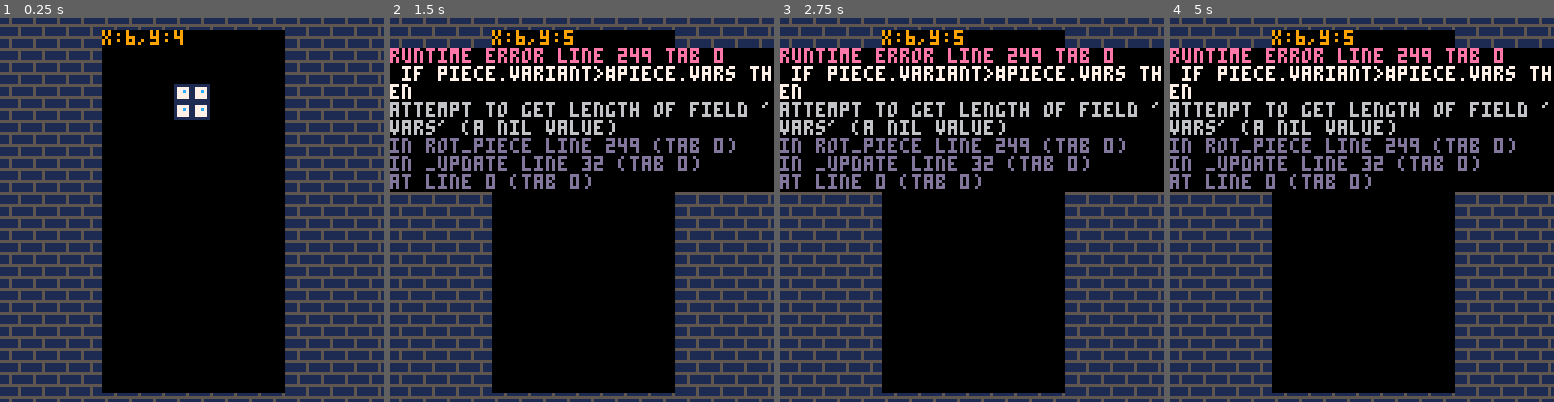
Above: before the commit, frames 1-4 (left to right).
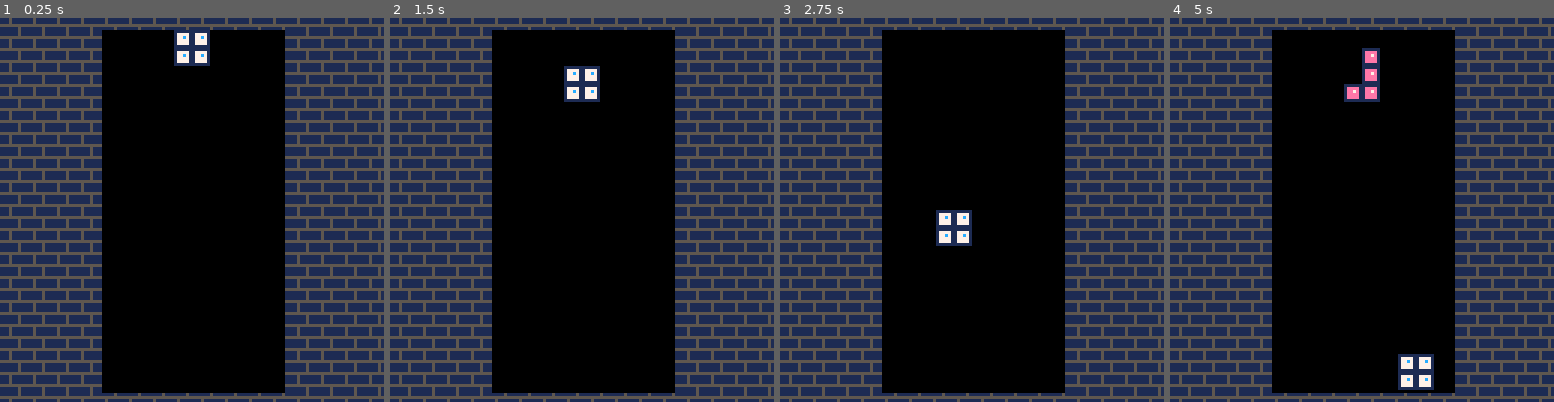
Above: after the commit, the same moments.

Repository: LuosRestil/pico8
Game: PICO-8 cartridge tetris.p8
Same seed, same stepped clock (60 frames per second), same inputs: the game is played once before the commit and once after it.
Inputs:
- Up to frame 1 (0.25 s): no input
- Up to frame 2 (1.5 s): tap O (Z key) at 0.33, 0.7, 1.43 s
- Up to frame 3 (2.75 s): hold Left 1.97-2.37 s; tap O (Z key) at 2.22 s; hold Down from 2.42 s (still down)
- Up to frame 4 (5 s): release Down at 2.82 s; hold Right 2.87-3.53 s; tap O (Z key) at 3.1, 3.98, 4.87 s; hold Right 4.13-4.53 s; hold Down from 4.58 s (still down)

The runs differ from the first frame. In frame 1, 2.0% of the frame differs, in the area x 26-55%, y 3-27%; in frame 2, 25%; in frame 3, 25%; in frame 4, 26%, in the area x 0-100%, y 3-97%.
Error before the commit: runtime error line 249 tab 0; if piece.variant>#piece.vars then; attempt to get length of field 'vars' (a nil value)

Commit message:
press down to drop piece faster

Diff:
--- a/tetris.p8
+++ b/tetris.p8
@@ -6,7 +6,9 @@
 local h=20
 local xpad=34
 local ypad=4
-local fr=0.1 --fall rate
+local slow_fr=0.6
+local fast_fr=0.05
+local fr=0.6 --fall rate
 local ft=0 --fall timer
 local lt=0 --last time
 
@@ -21,10 +23,24 @@
 	local dt=now-lt
 	lt=now
 	ft+=dt
+
+	local new_fr=nil
+	if btn(⬇️) then
+		new_fr=fast_fr
+	else
+		new_fr=slow_fr
+	end
+
+	if new_fr~=fr then
+		fr=new_fr
+		ft=0
+	end
+
 	if ft>fr then
 		ft-=fr
 		drop_piece()
 	end
+
 	if btnp(➡️) and can_move("r") then
 		move_piece("r")
 	end
@@ -190,7 +206,6 @@
 		x=s[1]+piece.loc[1]
 		y=s[2]+piece.loc[2]
 		add(coords,{x,y})
-		msg="x:"..x..",y:"..y
 	end
 	return coords
 end
@@ -249,7 +264,7 @@
 function rot_piece()
 	local orig_var=piece.variant
 	piece.variant+=1
-	if piece.variant>#piece.vars then
+	if piece.variant>#piece.shape.vars then
 		piece.variant=1
 	end
 	--todo figure out rot rules
